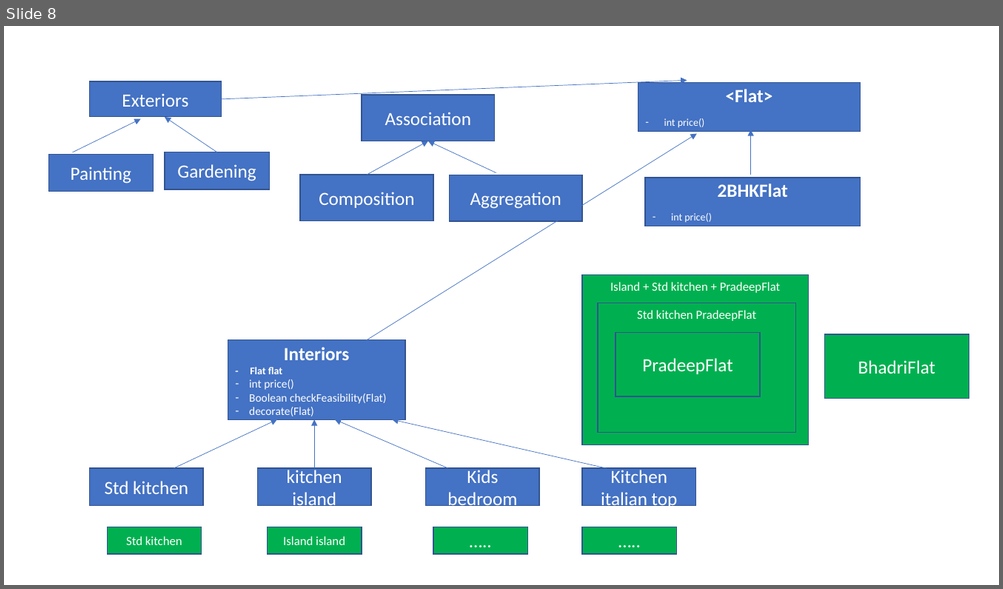
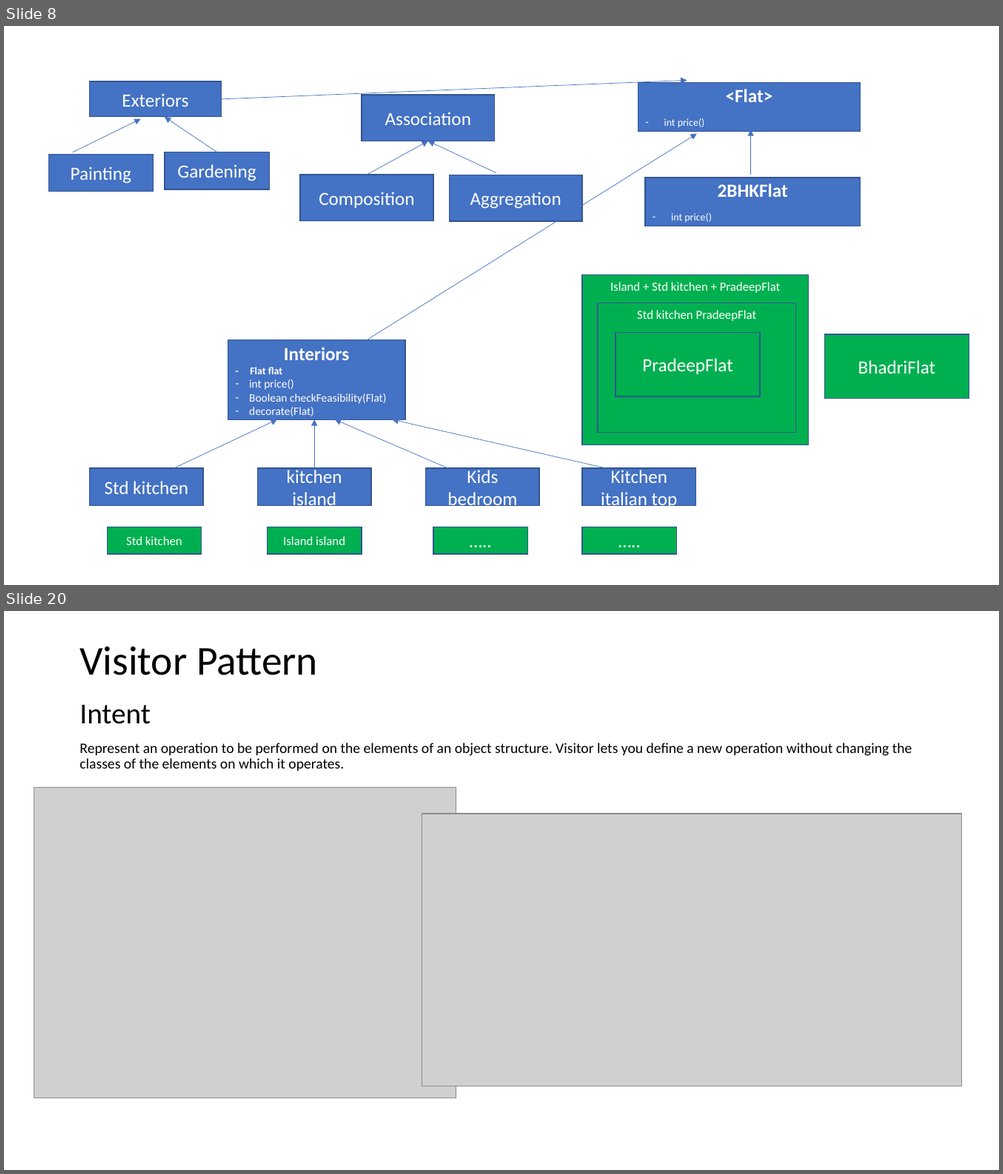
Before and after one commit to RamSBhadri/Docs, a slide deck: design pattern.pptx. Shown one above the other, each under a label of ours: slide 8 before the commit, slides 8 and 20 after it; the slides between them are not shown. The pictures are 1003x589 and 1003x1174 pixels, drawn with LibreOffice and Linux fonts; fonts in the diff are those of the drawing; grey boxes stand for pictures. Boxes give left, top, right and bottom in pixels: in the first picture for what was removed or moved away, otherwise in the second. Text is boxed around its words. In the diff, an @@ line names an element or a change of style, - is before the commit and + after.

Commit message:
Design patterns code

```diff
--- a/design pattern.pptx
+++ b/design pattern.pptx
@@ slide 20 added at [4,611,999,1170], background #FFFFFF @@
@@ title added at [79,647,318,675], 39.6 pt, text #000000 @@
+Visitor Pattern
@@ text added at [79,705,912,771], 14 pt, text #000000 @@
+Intent
+Represent an operation to be performed on the elements of an object structure. Visitor lets you define a new operation without changing the classes of the elements on which it operates.
@@ picture added at [34,788,455,1098] @@
@@ picture added at [422,814,962,1086] @@
```
Also in this commit, not shown: 2 slides changed, 12 other slides added, 1 slide removed, 16 other files.
